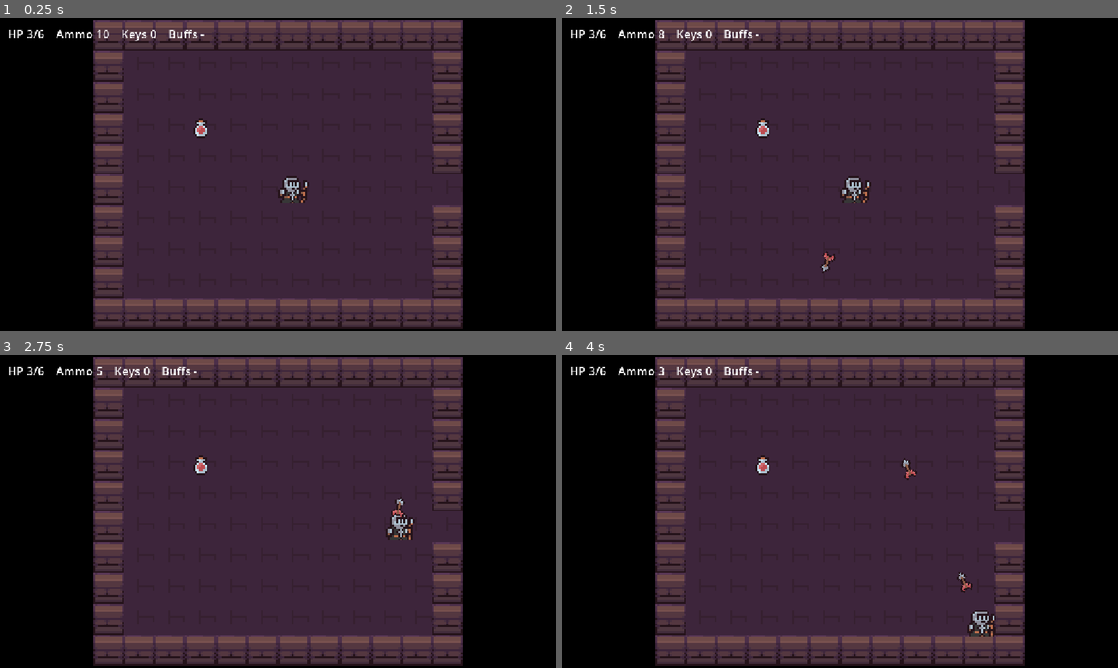
Above: before the commit, frames 1-4 (two rows, left to right).
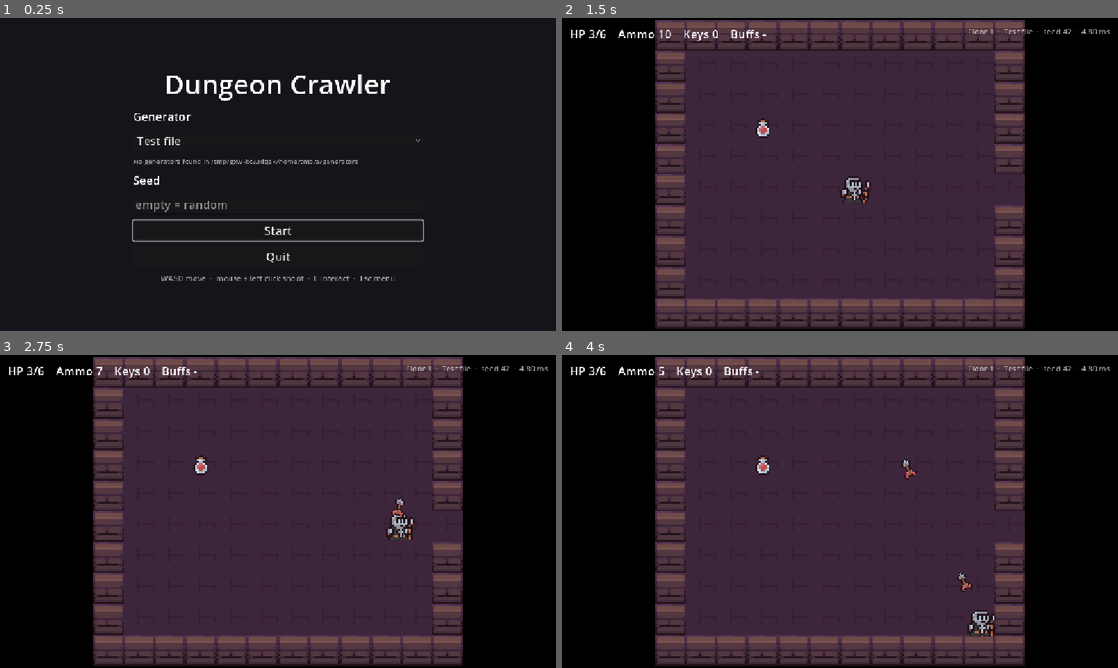
Above: after the commit, the same moments.

Repository: verdoxOP/procgen-dungeon
Game: Godot game, scene res://Scenes/menu.tscn
The game is run twice, just before and just after one commit, with the same random seed, the same clock (stepped at 60 frames per second) and the same inputs. Before the commit the project starts from res://Scenes/dungeon_loader.tscn.
Inputs (mouse positions are in pixels of both pictures, inside the frame that each line leads up to):
- Up to frame 1 (0.25 s): no input
- Up to frame 2 (1.5 s): click (840, 140) at 0.5 s, where only the run after the commit has a clickable "Test file"; click (840, 230) at 1.25 s, where only the run after the commit has a clickable "Start"
- Up to frame 3 (2.75 s): move the mouse to (400, 495) at 2.02 s; press the mouse at (400, 495) at 2.03 s; hold D (move_right) from 2.03 s (still down); tap E (interact) at 2.1 s
- Up to frame 4 (4 s): move the mouse to (728, 527) at 2.77 s; release D (move_right) at 2.78 s; release the mouse at (728, 527) at 2.78 s; hold S (move_down) 2.78-3.53 s; click (728, 527) at 2.85 s; tap E (interact) at 3.05, 3.6 s; move the mouse to (895, 442) at 3.52 s; press the mouse at (895, 442) at 3.53 s; hold D (move_right) from 3.53 s (still down)

The runs differ from the first frame. In frame 1, 97% of the frame differs, in the area x 0-100%, y 0-100%; in frame 2, 0.5%; in frame 3, 0.2%; in frame 4, 0.2%.

Commit message:
menu and gen runner

Diff:
--- /dev/null
+++ b/GoDot-Project/dungeon-crawler/Scenes/menu.tscn
@@ -0,0 +1,12 @@
+[gd_scene format=3]
+
+[ext_resource type="Script" path="res://Scripts/menu.gd" id="1_menu"]
+
+[node name="Menu" type="Control"]
+layout_mode = 3
+anchors_preset = 15
+anchor_right = 1.0
+anchor_bottom = 1.0
+grow_horizontal = 2
+grow_vertical = 2
+script = ExtResource("1_menu")
--- a/GoDot-Project/dungeon-crawler/Scripts/dungeon_loader.gd
+++ b/GoDot-Project/dungeon-crawler/Scripts/dungeon_loader.gd
@@ -1,6 +1,7 @@
 extends Node
 
-const DUNGEON_PATH := "res://test_data/test_dungeon.json"
+const MENU_SCENE := "res://Scenes/menu.tscn"
+const FORMAT_VERSION := 2
 
 @onready var map: Map = $"../Map"
 @onready var camera: RoomCamera = $"../Camera2D"
@@ -17,7 +18,7 @@
 
 
 func _ready() -> void:
-	var data := load_dungeon(DUNGEON_PATH)
+	var data := load_dungeon()
 	if data.is_empty():
 		return
 
@@ -33,10 +34,15 @@
 
 	var start_room := dungeon.get_room(dungeon.start_room_id)
 	if start_room == null:
-		push_error("Start room %d does not exist" % dungeon.start_room_id)
-		return
-
+		fail("Start room %d does not exist." % dungeon.start_room_id)
+		return
+
+	player.restore(GameSettings.carried)
 	hud.track(player)
+	hud.show_info(GameSettings.last_info)
+	hud.retry_pressed.connect(_on_retry)
+	hud.new_seed_pressed.connect(_on_new_seed)
+	hud.menu_pressed.connect(_on_menu)
 	player.died.connect(_on_player_died)
 	# Main is still setting up its children during _ready(), so load the room a frame later.
 	enter_room.call_deferred(start_room, start_room.center())
@@ -98,10 +104,35 @@
 		room_nodes.add_child(enemy)
 
 
-# For now: restart the same dungeon. Later this becomes a game-over screen.
 func _on_player_died() -> void:
-	print("Game over")
-	get_tree().reload_current_scene.call_deferred()
+	hud.show_game_over(GameSettings.floor_number)
+	get_tree().paused = true
+
+
+func _on_retry() -> void:
+	GameSettings.retry()
+	restart()
+
+
+func _on_new_seed() -> void:
+	GameSettings.new_run(GameSettings.generator, GameSettings.random_seed())
+	restart()
+
+
+func _on_menu() -> void:
+	get_tree().paused = false
+	get_tree().change_scene_to_file(MENU_SCENE)
+
+
+func restart() -> void:
+	get_tree().paused = false
+	get_tree().reload_current_scene()
+
+
+# Esc goes back to the menu.
+func _unhandled_input(event: InputEvent) -> void:
+	if event.is_action_pressed("ui_cancel") and not get_tree().paused:
+		_on_menu()
 
 
 # Every door and corridor of this room gets a Doorway that loads the other room.
@@ -150,30 +181,64 @@
 	room_nodes.add_child(exit)
 
 
-# For now: start the same dungeon again. Later this asks the generator for a new seed.
+# Next floor: a new dungeon from the same generator, keeping the player's stats.
 func _on_exit_used() -> void:
-	print("Dungeon complete!")
-	get_tree().reload_current_scene()
-
-
-# Stage 1 + 2: read the JSON text and parse it.
-# Returns an empty Dictionary on failure.
-func load_dungeon(path: String) -> Dictionary:
-	if not FileAccess.file_exists(path):
-		push_error("Dungeon file not found: %s" % path)
-		return {}
-
-	var text := FileAccess.get_file_as_string(path)
-	if text.is_empty():
-		push_error("Could not read dungeon file: %s (%s)" % [path, error_string(FileAccess.get_open_error())])
-		return {}
-
-	var data = JSON.parse_string(text)
-	if data == null:
-		push_error("Dungeon file is not valid JSON: %s" % path)
-		return {}
+	GameSettings.next_floor(player.snapshot())
+	get_tree().reload_current_scene.call_deferred()
+
+
+# Stage 1 + 2: get the JSON text (generator or test file) and parse it.
+# Returns an empty Dictionary on failure, after sending the player back to the menu.
+func load_dungeon() -> Dictionary:
+	var text := ""
+	var process_ms := -1.0
+	if GameSettings.generator == GameSettings.TEST_GENERATOR:
+		var path := GameSettings.TEST_DUNGEON_PATH
+		text = FileAccess.get_file_as_string(path)
+		if text.is_empty():
+			fail("Could not read %s (%s)." % [path, error_string(FileAccess.get_open_error())])
+			return {}
+	else:
+		var result := GeneratorRunner.run(GameSettings.generator, GameSettings.dungeon_seed)
+		if result.has("error"):
+			fail(result["error"])
+			return {}
+		text = result["text"]
+		process_ms = result["process_ms"]
+
+	var json := JSON.new()
+	if json.parse(text) != OK:
+		fail("%s did not output valid JSON (line %d: %s)." % [
+			GameSettings.generator, json.get_error_line(), json.get_error_message()])
+		return {}
+	var data = json.data
 	if not data is Dictionary:
-		push_error("Dungeon JSON must be an object at the top level: %s" % path)
-		return {}
-
+		fail("The dungeon JSON must be an object at the top level.")
+		return {}
+	if int(data.get("format_version", 0)) != FORMAT_VERSION:
+		fail("Unsupported format_version %s (expected %d)." % [data.get("format_version"), FORMAT_VERSION])
+		return {}
+	if data.get("rooms", []).is_empty():
+		fail("The dungeon has no rooms.")
+		return {}
+
+	GameSettings.last_info = describe(data, process_ms)
 	return data
+
+
+# One line for the HUD and menu, e.g. "Floor 2 · rust · seed 1234 · 4.8 ms (process 31 ms)".
+func describe(data: Dictionary, process_ms: float) -> String:
+	var stats = data.get("stats")
+	var total = stats.get("total_ms") if stats is Dictionary else null
+	var timing := "%.2f ms" % float(total) if total != null else "no stats"
+	if process_ms >= 0.0:
+		timing += " (process %.0f ms)" % process_ms
+	return "Floor %d  ·  %s  ·  seed %d  ·  %s" % [
+		GameSettings.floor_number, GameSettings.generator, int(data.get("seed", 0)), timing]
+
+
+# Back to the menu with the reason. Deferred, because this can run during _ready().
+func fail(message: String) -> void:
+	push_error(message)
+	GameSettings.last_error = message
+	get_tree().change_scene_to_file.call_deferred(MENU_SCENE)
--- /dev/null
+++ b/GoDot-Project/dungeon-crawler/Scripts/game_settings.gd
@@ -0,0 +1,45 @@
+class_name GameSettings
+extends RefCounted
+
+# Everything that has to survive a scene change (menu -> game -> next floor).
+# Static vars live as long as the game runs, so no autoload is needed.
+
+const TEST_GENERATOR := "Test file"
+const TEST_DUNGEON_PATH := "res://test_data/test_dungeon.json"
+const MAX_SEED := 1_000_000
+
+static var generator := TEST_GENERATOR
+static var dungeon_seed := 42
+static var floor_number := 1
+# Player stats taken to the next floor (see Player.snapshot()). Empty = fresh start.
+static var carried := {}
+# Shown in the menu when loading a dungeon failed.
+static var last_error := ""
+# Generator, seed and timing of the current dungeon, shown in the HUD and menu.
+static var last_info := ""
+
+
+static func random_seed() -> int:
+	return randi() % MAX_SEED
+
+
+# A new run from the menu, or "new seed" after dying.
+static func new_run(generator_name: String, seed_value: int) -> void:
+	generator = generator_name
+	dungeon_seed = seed_value
+	floor_number = 1
+	carried = {}
+	last_error = ""
+
+
+# Same dungeon again with fresh stats, after dying.
+static func retry() -> void:
+	carried = {}
+	last_error = ""
+
+
+# Used the exit: a new dungeon, keeping the player's stats.
+static func next_floor(player_stats: Dictionary) -> void:
+	floor_number += 1
+	dungeon_seed = random_seed()
+	carried = player_stats
--- /dev/null
+++ b/GoDot-Project/dungeon-crawler/Scripts/generator_runner.gd
@@ -0,0 +1,73 @@
+class_name GeneratorRunner
+extends RefCounted
+
+# Runs a generator program following the command-line contract:
+#   <generator> --seed <int>
+#   stdout: only the dungeon JSON      stderr: logs (ignored unless it fails)
+#   exit 0 = ok, 1 = generation failed, 2 = invalid arguments
+# Any language works, as long as the program sticks to this.
+
+const EXIT_REASONS := {
+	-1: "could not start the program",
+	1: "generation failed",
+	2: "invalid arguments",
+}
+# Max characters of the generator's own output shown in an error.
+const MAX_DETAILS := 1500
+
+
+# Generators live in a generators/ folder: in the project folder while running
+# from the editor, next to the executable in an exported game.
+static func generators_dir() -> String:
+	if OS.has_feature("editor"):
+		return ProjectSettings.globalize_path("res://").path_join("generators")
+	return OS.get_executable_path().get_base_dir().path_join("generators")
+
+
+# Names of the generator programs found, e.g. ["procgen-csharp", "procgen-rust"].
+# Windows: <name>.exe, Linux (Pi): <name> without an extension.
+static func available() -> PackedStringArray:
+	var names := PackedStringArray()
+	var dir := DirAccess.open(generators_dir())
+	if dir == null:
+		return names
+	for file in dir.get_files():
+		if OS.has_feature("windows"):
+			if file.get_extension() == "exe":
+				names.append(file.get_basename())
+		elif file.get_extension() == "":
+			names.append(file)
+	names.sort()
+	return names
+
+
+static func program_path(generator_name: String) -> String:
+	var file := generator_name + (".exe" if OS.has_feature("windows") else "")
+	return generators_dir().path_join(file)
+
+
+# Returns {"text": stdout, "process_ms": float} on success, or {"error": String}.
+# OS.execute() blocks the game until the generator is done.
+static func run(generator_name: String, seed_value: int) -> Dictionary:
+	var path := program_path(generator_name)
+	if not FileAccess.file_exists(path):
+		return {"error": "Generator not found: %s" % path}
+
+	var args := PackedStringArray(["--seed", str(seed_value)])
+	var output := []
+	var start := Time.get_ticks_usec()
+	var code := OS.execute(path, args, output)
+	var process_ms := (Time.get_ticks_usec() - start) / 1000.0
+
+	if code != 0:
+		# Run once more with stderr included, only to show the generator's own message.
+		# Same seed, so it fails the same way.
+		var details := []
+		OS.execute(path, args, details, true)
+		var text := "".join(details).strip_edges()
+		if text.length() > MAX_DETAILS:
+			text = "..." + text.right(MAX_DETAILS)
+		return {"error": "%s exited with code %d (%s).\n%s" % [
+			generator_name, code, EXIT_REASONS.get(code, "unknown error"), text]}
+
+	return {"text": "".join(output), "process_ms": process_ms}
--- a/GoDot-Project/dungeon-crawler/Scripts/hud.gd
+++ b/GoDot-Project/dungeon-crawler/Scripts/hud.gd
@@ -1,24 +1,45 @@
 class_name Hud
 extends CanvasLayer
 
+# Buttons on the game-over screen. The loader decides what they do.
+signal retry_pressed
+signal new_seed_pressed
+signal menu_pressed
+
 const FONT_SIZE := 24
+const SMALL_FONT_SIZE := 16
 const MARGIN := 16
 
 var _stats: Label
+var _info: Label
 var _prompt: Label
+var _game_over: Control
+var _game_over_text: Label
 var _player: Player
 
 
-# Built in code: a stats line in the top-left and a prompt at the bottom centre.
+# Built in code: stats in the top-left, dungeon info in the top-right, a prompt at
+# the bottom centre and a hidden game-over screen.
 # A CanvasLayer draws in screen space, so camera zoom and the black mask don't affect it.
 func _ready() -> void:
 	# Lets other nodes (doors, weak walls, ...) find the HUD without a fixed path.
 	add_to_group("hud")
+	# The game is paused on the game-over screen, but its buttons must still work.
+	process_mode = Node.PROCESS_MODE_ALWAYS
 
 	_stats = Label.new()
 	_stats.add_theme_font_size_override("font_size", FONT_SIZE)
 	_stats.position = Vector2(MARGIN, MARGIN)
 	add_child(_stats)
+
+	_info = Label.new()
+	_info.add_theme_font_size_override("font_size", SMALL_FONT_SIZE)
+	_info.modulate = Color(1, 1, 1, 0.6)
+	_info.horizontal_alignment = HORIZONTAL_ALIGNMENT_RIGHT
+	_info.set_anchors_and_offsets_preset(Control.PRESET_TOP_RIGHT)
+	_info.grow_horizontal = Control.GROW_DIRECTION_BEGIN
+	_info.position += Vector2(-MARGIN, MARGIN)
+	add_child(_info)
 
 	_prompt = Label.new()
 	_prompt.add_theme_font_size_override("font_size", FONT_SIZE)
@@ -28,6 +49,46 @@
 	_prompt.position.y -= MARGIN + FONT_SIZE
 	_prompt.hide()
 	add_child(_prompt)
+
+	build_game_over()
+
+
+func build_game_over() -> void:
+	_game_over = ColorRect.new()
+	_game_over.color = Color(0, 0, 0, 0.75)
+	_game_over.set_anchors_and_offsets_preset(Control.PRESET_FULL_RECT)
+	_game_over.hide()
+	add_child(_game_over)
+
+	var box := VBoxContainer.new()
+	box.set_anchors_and_offsets_preset(Control.PRESET_CENTER)
+	box.grow_horizontal = Control.GROW_DIRECTION_BOTH
+	box.grow_vertical = Control.GROW_DIRECTION_BOTH
+	box.add_theme_constant_override("separation", 12)
+	_game_over.add_child(box)
+
+	var title := Label.new()
+	title.text = "Game over"
+	title.add_theme_font_size_override("font_size", 48)
+	title.horizontal_alignment = HORIZONTAL_ALIGNMENT_CENTER
+	box.add_child(title)
+
+	_game_over_text = Label.new()
+	_game_over_text.add_theme_font_size_override("font_size", FONT_SIZE)
+	_game_over_text.horizontal_alignment = HORIZONTAL_ALIGNMENT_CENTER
+	box.add_child(_game_over_text)
+
+	box.add_child(make_button("Retry this dungeon", retry_pressed))
+	box.add_child(make_button("New dungeon", new_seed_pressed))
+	box.add_child(make_button("Main menu", menu_pressed))
+
+
+func make_button(text: String, pressed_signal: Signal) -> Button:
+	var button := Button.new()
+	button.text = text
+	button.add_theme_font_size_override("font_size", FONT_SIZE)
+	button.pressed.connect(pressed_signal.emit)
+	return button
 
 
 func track(player: Player) -> void:
@@ -39,6 +100,12 @@
 	_refresh()
 
 
+func show_info(text: String) -> void:
+	if not is_node_ready():
+		await ready
+	_info.text = text
+
+
 func show_prompt(text: String) -> void:
 	_prompt.text = text
 	_prompt.show()
@@ -48,6 +115,12 @@
 	_prompt.hide()
 
 
+func show_game_over(floor_number: int) -> void:
+	hide_prompt()
+	_game_over_text.text = "You reached floor %d" % floor_number
+	_game_over.show()
+
+
 func _refresh() -> void:
 	_stats.text = "HP %d/%d    Ammo %d    Keys %d    Buffs %s" % [
 		_player.health, _player.max_health, _player.ammo, _player.keys.size(),
--- /dev/null
+++ b/GoDot-Project/dungeon-crawler/Scripts/menu.gd
@@ -0,0 +1,97 @@
+extends Control
+
+const GAME_SCENE := "res://Scenes/dungeon_loader.tscn"
+const FONT_SIZE := 24
+
+var _generator: OptionButton
+var _seed: LineEdit
+
+
+# Built in code: pick a generator and a seed, then start.
+# Also shows the last dungeon's info and, if loading failed, the error.
+func _ready() -> void:
+	var background := ColorRect.new()
+	background.color = Color("#14141a")
+	background.set_anchors_and_offsets_preset(Control.PRESET_FULL_RECT)
+	add_child(background)
+
+	var box := VBoxContainer.new()
+	box.set_anchors_and_offsets_preset(Control.PRESET_CENTER)
+	box.grow_horizontal = Control.GROW_DIRECTION_BOTH
+	box.grow_vertical = Control.GROW_DIRECTION_BOTH
+	box.custom_minimum_size.x = 600
+	box.add_theme_constant_override("separation", 12)
+	add_child(box)
+
+	var title := label("Dungeon Crawler", 56)
+	title.horizontal_alignment = HORIZONTAL_ALIGNMENT_CENTER
+	box.add_child(title)
+
+	box.add_child(label("Generator"))
+	_generator = OptionButton.new()
+	_generator.add_theme_font_size_override("font_size", FONT_SIZE)
+	var names := PackedStringArray([GameSettings.TEST_GENERATOR])
+	names.append_array(GeneratorRunner.available())
+	for generator_name in names:
+		_generator.add_item(generator_name)
+	# Keep the last choice selected when coming back from a run.
+	var last := names.find(GameSettings.generator)
+	_generator.select(last if last != -1 else 0)
+	box.add_child(_generator)
+	if names.size() == 1:
+		var hint := label("No generators found in %s" % GeneratorRunner.generators_dir(), 14)
+		hint.autowrap_mode = TextServer.AUTOWRAP_WORD_SMART
+		hint.modulate = Color(1, 1, 1, 0.6)
+		box.add_child(hint)
+
+	box.add_child(label("Seed"))
+	_seed = LineEdit.new()
+	_seed.add_theme_font_size_override("font_size", FONT_SIZE)
+	_seed.placeholder_text = "empty = random"
+	_seed.text_submitted.connect(func(_text): start())
+	box.add_child(_seed)
+
+	var start_button := Button.new()
+	start_button.text = "Start"
+	start_button.add_theme_font_size_override("font_size", FONT_SIZE)
+	start_button.pressed.connect(start)
+	box.add_child(start_button)
+
+	var quit_button := Button.new()
+	quit_button.text = "Quit"
+	quit_button.add_theme_font_size_override("font_size", FONT_SIZE)
+	quit_button.pressed.connect(get_tree().quit)
+	box.add_child(quit_button)
+
+	var controls := label("WASD move  ·  mouse + left click shoot  ·  E interact  ·  Esc menu", 16)
+	controls.horizontal_alignment = HORIZONTAL_ALIGNMENT_CENTER
+	controls.modulate = Color(1, 1, 1, 0.6)
+	box.add_child(controls)
+
+	if GameSettings.last_info != "":
+		var info := label("Last dungeon: " + GameSettings.last_info, 16)
+		info.horizontal_alignment = HORIZONTAL_ALIGNMENT_CENTER
+		info.modulate = Color(1, 1, 1, 0.6)
+		box.add_child(info)
+
+	if GameSettings.last_error != "":
+		var error := label(GameSettings.last_error, 16)
+		error.autowrap_mode = TextServer.AUTOWRAP_WORD_SMART
+		error.modulate = Color("#ff6b6b")
+		box.add_child(error)
+
+	start_button.grab_focus()
+
+
+func label(text: String, size := FONT_SIZE) -> Label:
+	var l := Label.new()
+	l.text = text
+	l.add_theme_font_size_override("font_size", size)
+	return l
+
+
+func start() -> void:
+	var text := _seed.text.strip_edges()
+	var seed_value := text.to_int() if text.is_valid_int() else GameSettings.random_seed()
+	GameSettings.new_run(_generator.get_item_text(_generator.selected), seed_value)
+	get_tree().change_scene_to_file(GAME_SCENE)
--- a/GoDot-Project/dungeon-crawler/Scripts/player.gd
+++ b/GoDot-Project/dungeon-crawler/Scripts/player.gd
@@ -27,6 +27,19 @@
 	motion_mode = MOTION_MODE_FLOATING
 	# Draw above pickups, the exit and other things lying on the floor.
 	z_index = 1
+
+
+# Stats taken to the next floor. Keys only open doors on their own floor.
+func snapshot() -> Dictionary:
+	return {"health": health, "ammo": ammo, "buffs": buffs.duplicate()}
+
+
+func restore(stats: Dictionary) -> void:
+	if stats.is_empty():
+		return
+	health = stats["health"]
+	ammo = stats["ammo"]
+	buffs.assign(stats["buffs"])
 
 
 func _physics_process(delta: float) -> void:
--- a/GoDot-Project/dungeon-crawler/project.godot
+++ b/GoDot-Project/dungeon-crawler/project.godot
@@ -11,7 +11,7 @@
 [application]
 
 config/name="Dungeon Crawler"
-run/main_scene="uid://da42l7ic7bycf"
+run/main_scene="res://Scenes/menu.tscn"
 config/features=PackedStringArray("4.7", "Forward Plus")
 config/icon="res://icon.svg"
 
Not shown, added: GoDot-Project/dungeon-crawler/Scripts/game_settings.gd.uid
Not shown, added: GoDot-Project/dungeon-crawler/Scripts/generator_runner.gd.uid
Not shown, added: GoDot-Project/dungeon-crawler/Scripts/menu.gd.uid
Not shown, added: GoDot-Project/dungeon-crawler/generators/.gdignore
Not shown, changed: GoDot-Project/dungeon-crawler/.gitignore
